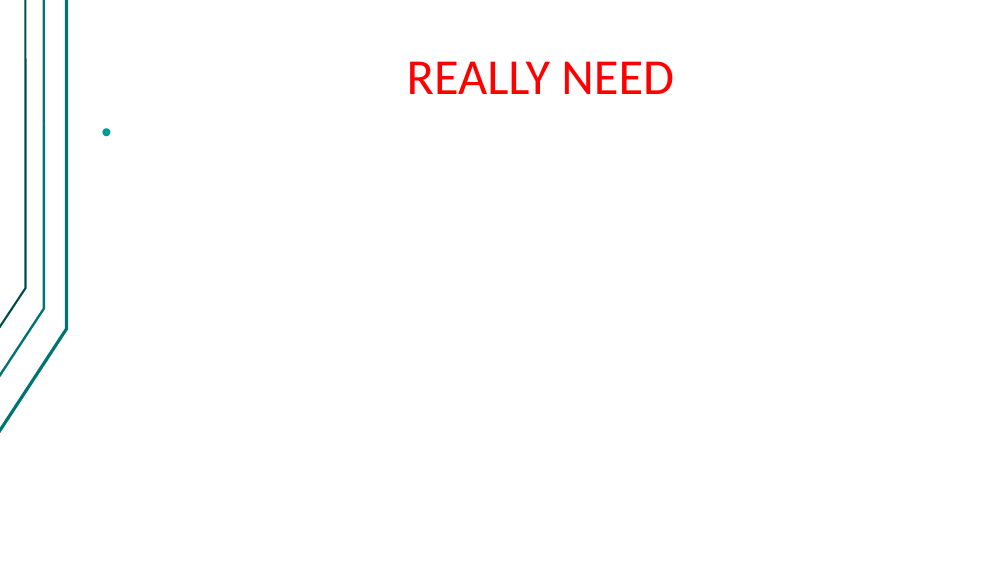
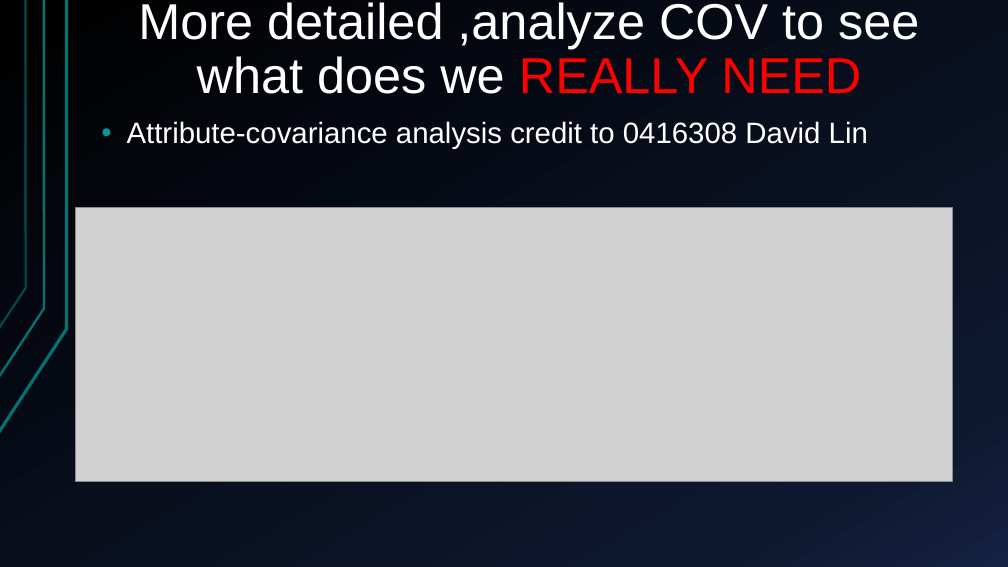
Before and after one commit to Alfons0329/Machine_Learning_Fall_2017, a slide deck: slide 8 of Final_proj/Presentation.pptx (slide 7 before the commit). Drawn at 1008x567 pixels with LibreOffice and Linux fonts; fonts in the diff are those of the drawing; grey boxes stand for pictures. Boxes give left, top, right and bottom in pixels: in the first picture for what was removed or moved away, otherwise in the second. Text is boxed around its words. In the diff, an @@ line names an element or a change of style, - is before the commit and + after.

```diff
--- a/Final_proj/Presentation.pptx
+++ b/Final_proj/Presentation.pptx
@@ background #FFFFFF to gradient #000000 to #0F1931 to #142242 @@
@@ freeform shape at <box>0,0,67,433</box>: outline redrawn @@
@@ freeform shape at <box>0,0,44,377</box>: outline #007373 2.24 pt to #007373 2.25 pt @@
@@ freeform shape at <box>0,0,26,328</box>: outline #004D4D 2 pt to #007373 2 pt @@
@@ title "More detailed ,analyze COV to ..." at <box>138,2,919,94</box>: font Calibri to Arial; line spacing 1 to 0.9 @@
@@ text added at <box>127,121,868,149</box>, 28 pt, text #FFFFFF @@
+• Attribute-covariance analysis credit to 0416308 David Lin
@@ picture added at <box>76,208,953,482</box> @@
```
Also in this commit, not shown: 10 other slides changed, 3 slides added, 1 slide removed.
